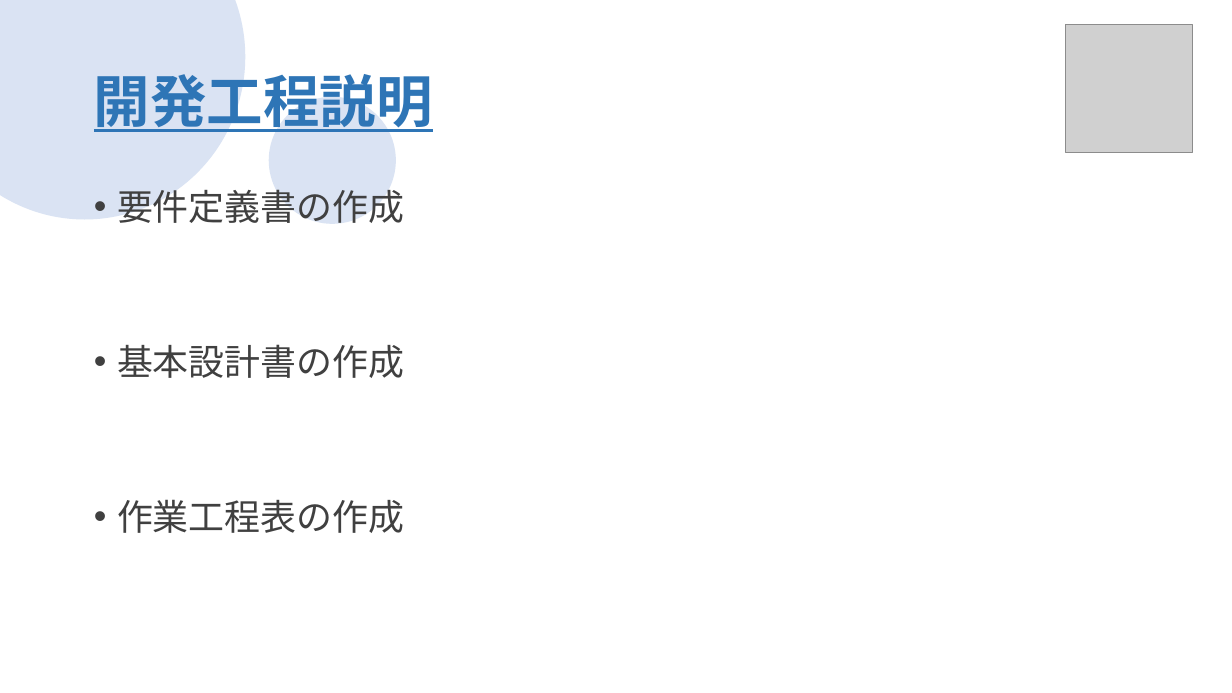
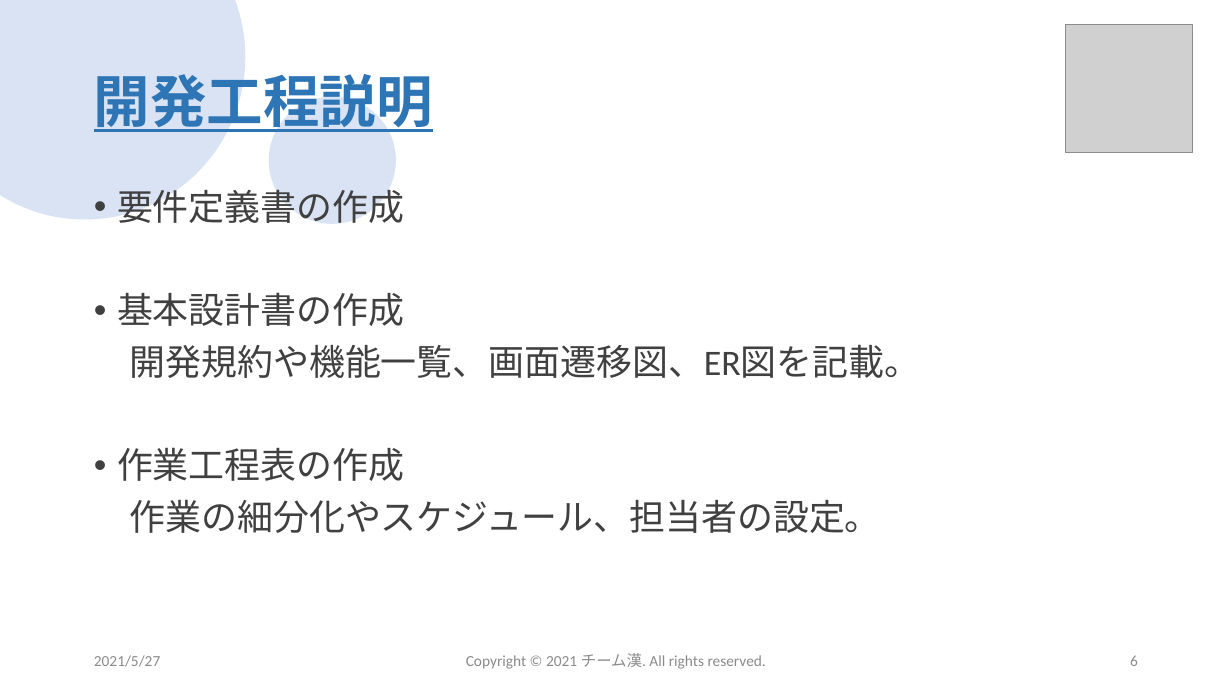
Before and after one commit to sss-sr2021/GUYS, a slide deck: slide 6 of 提出物/チーム漢_成果発表会プレゼン資料.pptx (slide 5 before the commit). Drawn at 1232x693 pixels with LibreOffice and Linux fonts; fonts in the diff are those of the drawing; grey boxes stand for pictures; background and template pictures are left out. Boxes give left, top, right and bottom in pixels: in the first picture for what was removed or moved away, otherwise in the second. Text is boxed around its words. In the diff, an @@ line names an element or a change of style, - is before the commit and + after.

```diff
--- a/提出物/チーム漢_成果発表会プレゼン資料.pptx
+++ b/提出物/チーム漢_成果発表会プレゼン資料.pptx
@@ text at bbox=[130, 344, 921, 378]: paragraph added @@
+開発規約や機能一覧、画面遷移図、ER図を記載。
@@ text at bbox=[130, 499, 881, 533]: paragraph added @@
+作業の細分化やスケジュール、担当者の設定。
@@ text added at bbox=[94, 655, 160, 667], 12 pt, text #8C8C8C @@
+2021/5/27
@@ text added at bbox=[466, 653, 766, 669], 12 pt, text #8C8C8C @@
+Copyright © 2021 チーム漢. All rights reserved.
@@ page number added at bbox=[1130, 655, 1138, 666], 12 pt, text #8C8C8C @@
+6
```
Also in this commit, not shown: 11 other slides changed, 2 slides added, 2 other files.
